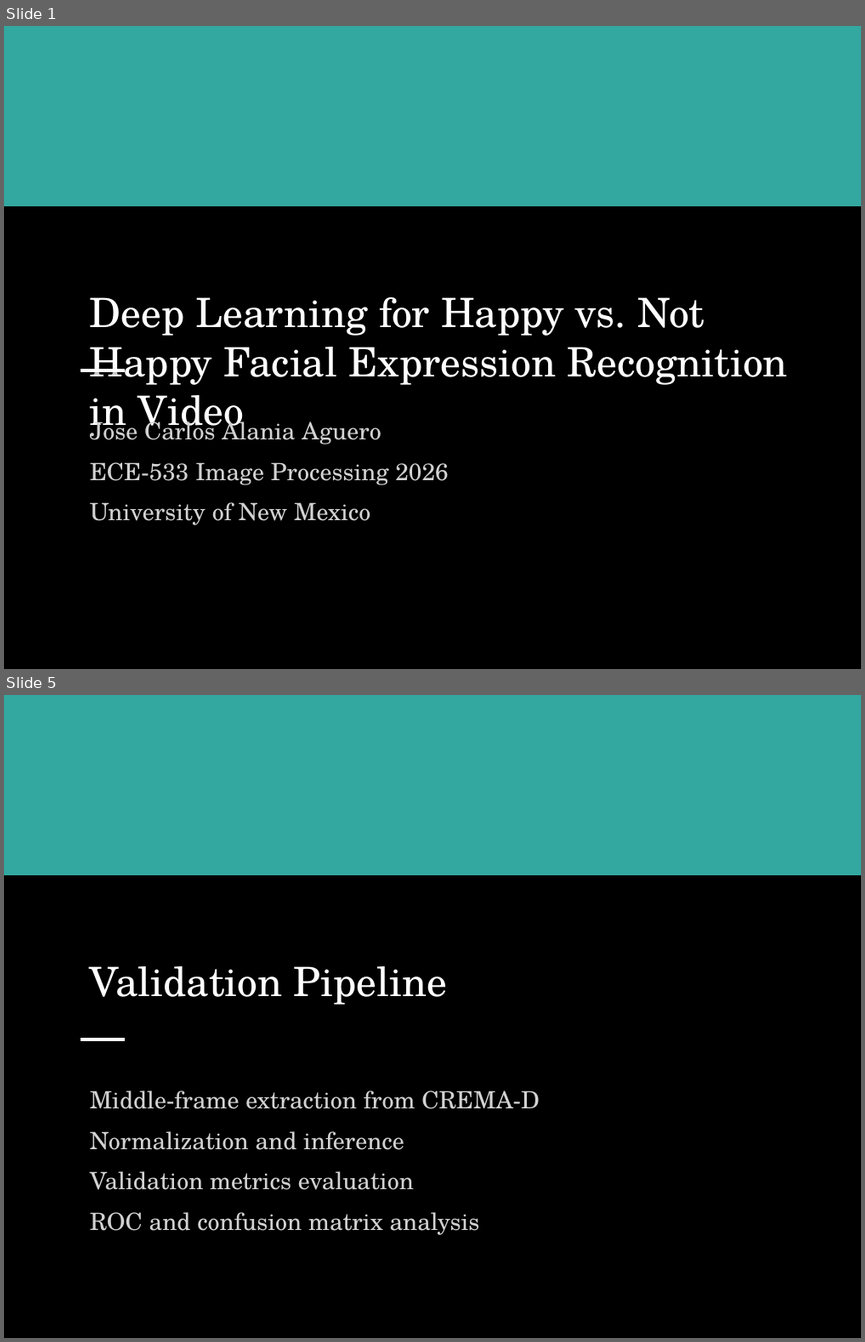
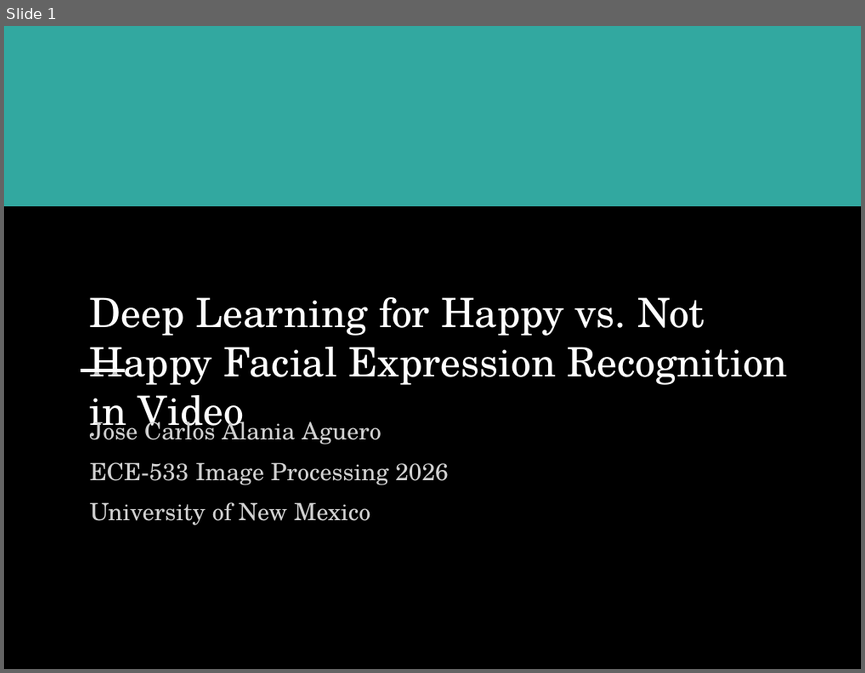
Before and after one commit to pepealania/image-processing-project-tutorial-deep-learning-happy-not-happy-classification, a slide deck: scientific_emotion_recognition_design.pptx. Shown one above the other, each under a label of ours: slides 1 and 5 before the commit, slide 1 after it; the slides between them are not shown. The pictures are 865x1342 and 865x673 pixels, drawn with LibreOffice and Linux fonts; fonts in the diff are those of the drawing. Boxes give left, top, right and bottom in pixels: in the first picture for what was removed or moved away, otherwise in the second. Text is boxed around its words. In the diff, an @@ line names an element or a change of style, - is before the commit and + after.

```diff
--- a/scientific_emotion_recognition_design.pptx
+++ b/scientific_emotion_recognition_design.pptx
@@ slide 5 removed at bbox=[4, 695, 861, 1338], background #000000 @@
@@ rectangle removed at bbox=[4, 695, 861, 875] @@
@@ text removed at bbox=[90, 966, 447, 1004] @@
-Validation Pipeline
@@ rectangle removed at bbox=[81, 1038, 124, 1040] @@
@@ text removed at bbox=[90, 1090, 539, 1235] @@
-Middle-frame extraction from CREMA-D
-Normalization and inference
-Validation metrics evaluation
-ROC and confusion matrix analysis
```
Also in this commit, not shown: 1 slide changed, 14 slides added, 7 other slides removed.
